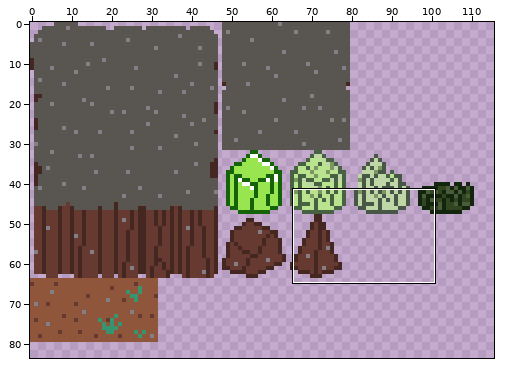
Two versions of one pixel-art file, assets/tileset.aseprite. The first picture is a wide view before the edit; the outline marks the close-up.
Close-up. As it was:
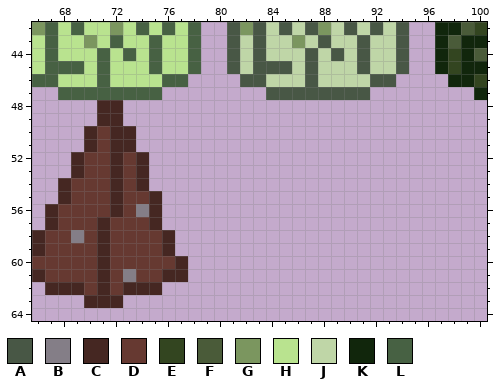
256x256 pixels, 1 frame. Shown: x 66..100, y 42..64. The wide view leaves out empty margins. The commit also changed other parts of the picture, which this record leaves out.
Palette (. is transparent): A #485745  B #847e87  C #452722  D #663931  E #334520  F #4a5b39  G #7b965f  H #b9e38f  J #bfd6a7  K #11260c  L #476143
Pixels before, first column x 66:
42 GLHLHHGHLHLHL..AGAJAJAGJAJAJA..KKFE
43 HLHHGHLHHLHHL..AJAJJGJAJJAJJA..KFKK
44 HLHHHLHLHLHHL..AJAJJJAJAJAJJA..KEKF
45 HLLLHLHHHLHHL..AJAAAJAJJJAJJA..KEKK
46 LLHHHLHHHHLL....AAJJJAJJJJAA....KKE
47 ..LLLLLLLL........AAAAAAAA........K
48 .....CC............................
49 .....CC............................
50 ....CDCC...........................
51 ....CDCC...........................
52 ...CDDCDC..........................
53 ...CDDCDC..........................
54 ..CDDDCDC..........................
55 ..CDDDCDDC.........................
56 .CDDDDCDBC.........................
57 .CDDDCDDDC.........................
58 CDDBDCDDDDC........................
59 CDDDDCDDDDC........................
60 DDDDDCDDDDDC.......................
61 CDDDDCDBDDCC.......................
62 .CCCDCDCCC.........................
63 ....CCC............................
Once edited:
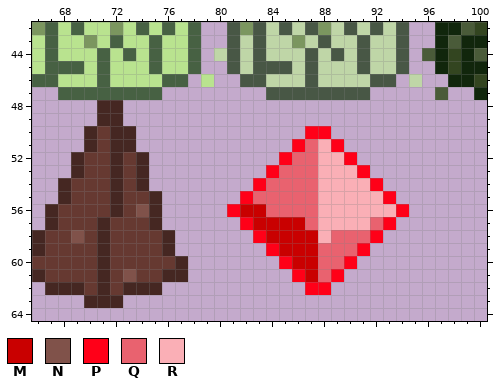
Colours new in this view: M #c90000  N #80524a  P #ff0018  Q #e9626f  R #faafb6
Change:
The author put colour F in row 44 at x 96; in row 47 at x 97.
The author put colour H in row 46 at x 79.
The author put colour J in row 44 at x 80; in row 46 at x 95.
The author put colour M in row 56 at x 82 to 83; in row 57 at x 83 to 86; in row 58 at x 84 to 87; in row 59 at x 85 to 87; in row 60 at x 86 to 87; in row 61 at x 87.
Colour B becomes colour N in row 56 at x 74; in row 58 at x 69; in row 61 at x 73.
The author put colour P in row 50 at x 87 to 88; in row 51 at x 86 and 89; in row 52 at x 85 and 90; in row 53 at x 84 and 91; in row 54 at x 83 and 92; in row 55 at x 82 and 93.
The author put colour P in row 56 at x 81 and 94; in row 57 at x 82 and 93; in row 58 at x 83 and 92; in row 59 at x 84 and 91; in row 60 at x 85 and 90; in row 61 at x 86 and 89.
The author put colour P in row 62 at x 87 to 88.
The author put colour Q in row 51 at x 87; in row 52 at x 86 to 87; in row 53 at x 85 to 87; in row 54 at x 84 to 87; in row 55 at x 83 to 87; in row 56 at x 84 to 87.
The author put colour Q in row 57 at x 87 and 92; in row 58 at x 89 to 91; in row 59 at x 88 to 90; in row 60 at x 88 to 89; in row 61 at x 88.
The author put colour R in row 51 at x 88; in row 52 at x 88 to 89; in row 53 at x 88 to 90; in row 54 at x 88 to 91; in row 55 at x 88 to 92; in row 56 at x 88 to 93.
The author put colour R in row 57 at x 88 to 91; in row 58 at x 88.
Where, in picture pixels (left, top, right, bottom), the same in both close-ups:
added: (201, 48, 227, 87)
added: (409, 48, 448, 100)
added: (227, 126, 409, 295)
changed: (71, 204, 149, 282)
